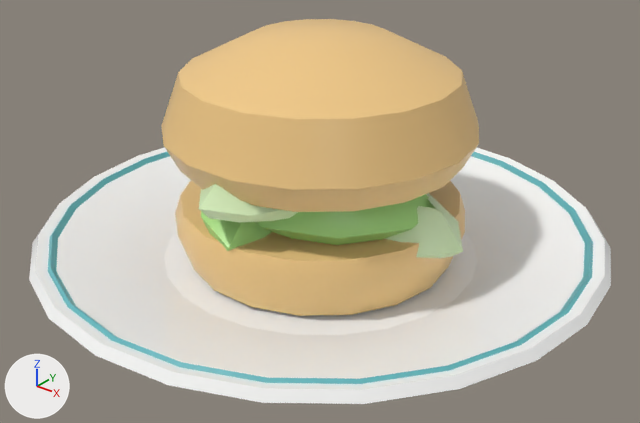
Two versions of the glTF model kr_p_bun_lettuce.glb, one commit apart.
Both versions are drawn from a 50 mm lens placed at (0.379, -0.474, 0.344), pointed at (0.011, -0.014, 0.059). The lights are fixed; the arrows at lower left show +X, +Y and +Z. The older version comes first. Vertices at exactly the same position are counted once.

Before the edit, the objects in view are built like this:
```python
me_vc_m0_r2 = bpy.data.meshes.new('vc_m0_r2')
me_vc_m0_r2.from_pydata(...)  # 146 vertices, 288 faces; spans x -0.215..0.215, y -0.215..0.215, z 0.0..0.042
me_vc_m0_r2.materials.append(mat_vc_m0_r2)
me_vc_m0_r4 = bpy.data.meshes.new('vc_m0_r4')
me_vc_m0_r4.from_pydata(...)  # 658 vertices, 1308 faces; spans x -0.204..0.204, y -0.204..0.204, z 0.02..0.19
me_vc_m0_r4.materials.append(mat_vc_m0_r4)
ob_vc_m0_r2 = bpy.data.objects.new('vc_m0_r2', me_vc_m0_r2)
ob_vc_m0_r2.location = (0.0, 0.0, 0.0)
ob_vc_m0_r4 = bpy.data.objects.new('vc_m0_r4', me_vc_m0_r4)
ob_vc_m0_r4.location = (0.0, 0.0, 0.0)
```
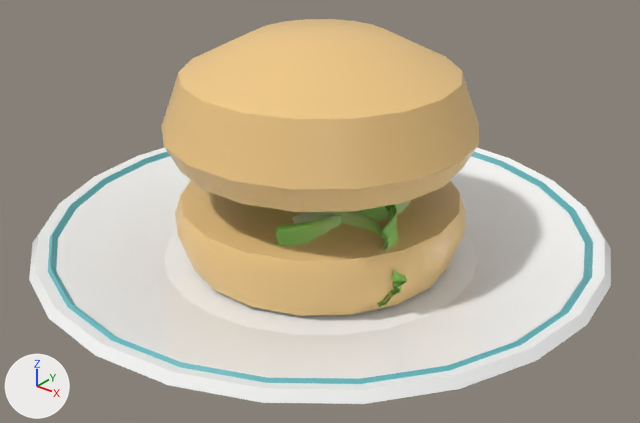
Location of each change, (x1, y1, x2, y2) in pixels of the pictures (640 x 423 px):
part 1 of me_vc_m0_r4, rebuilt (not visible afterwards)
    before: (385, 193, 463, 258)
part 2 of me_vc_m0_r4, rebuilt (not visible afterwards)
    before: (201, 211, 271, 251)
part 3 of me_vc_m0_r4, cut back
    before: (199, 184, 435, 245)
    after: (275, 200, 411, 307)

The change in detail:
me_vc_m0_r4 is used by ob_vc_m0_r4; location (0.0, 0.0, 0.0).
me_vc_m0_r4 had 658 vertices, 1308 faces and spanned x -0.204..0.204, y -0.204..0.204, z 0.02..0.19.
me_vc_m0_r4 now has 1570 vertices, 2460 faces and spans x -0.204..0.204, y -0.204..0.204, z 0.006..0.19.
me_vc_m0_r4 part 1: the loose piece of 48 vertices spanning x -0.016..0.124, y -0.038..0.038, z 0.049..0.097 is rebuilt with 56 vertices and now spans x -0.007..0.069, y -0.044..0.013, z 0.045..0.103.
me_vc_m0_r4 part 2: the loose piece of 48 vertices spanning x -0.073..0.019, y -0.108..0.014, z 0.044..0.099 is rebuilt with 56 vertices and now spans x -0.053..0.016, y -0.042..0.029, z 0.047..0.095.
me_vc_m0_r4 part 3: 288 vertices removed from x -0.116..0.096, y -0.122..0.122, z 0.059..0.126; 1176 vertices added at x -0.132..0.106, y -0.086..0.083, z 0.006..0.101.
Other edits to the shape of me_vc_m0_r4 do not show in these pictures.
